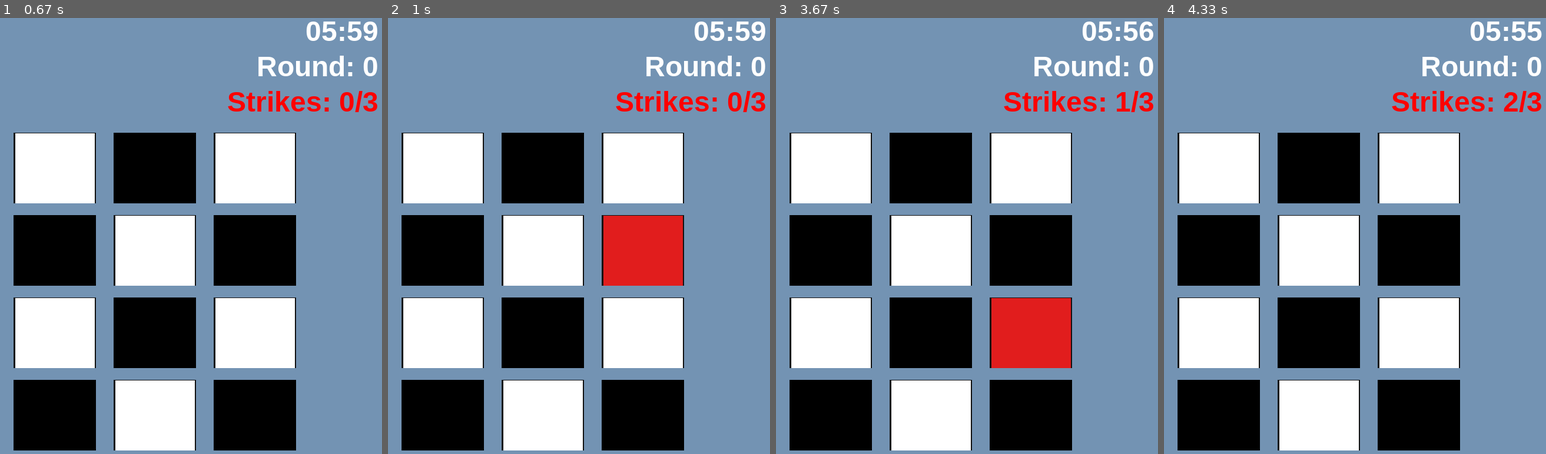
Above: before the commit, frames 1-4 (left to right).
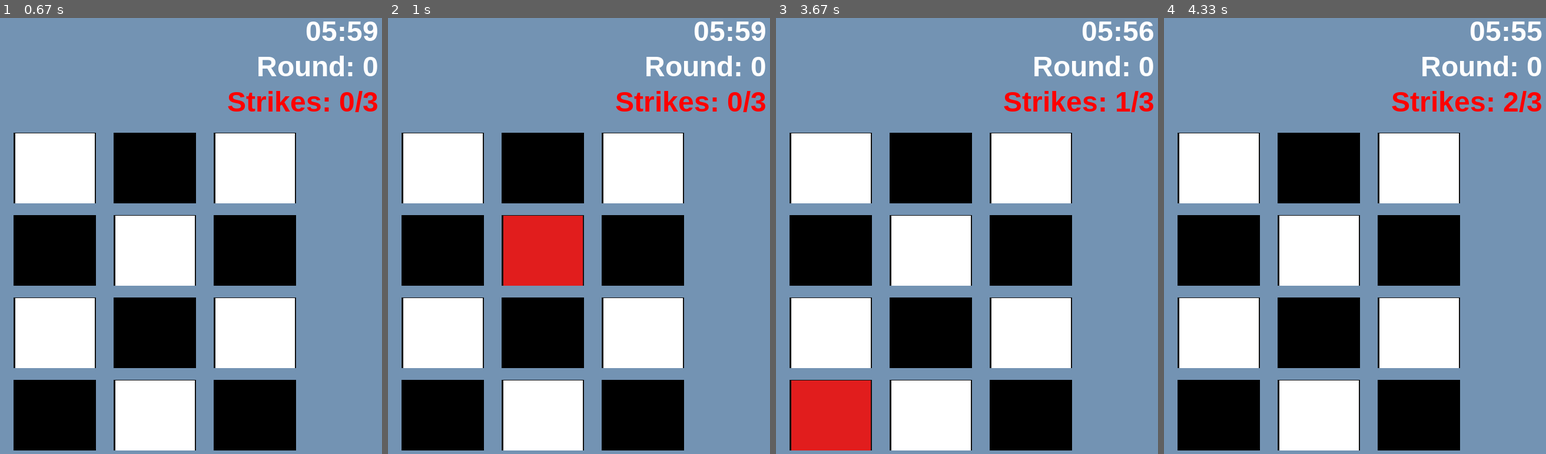
Above: after the commit, the same moments.

Repository: charles-kahlenberg/Bomb-defusal
Game: pygame game, started from Melody Game - Image for Sprite.py
The game is run twice, just before and just after one commit, with the same random seed, the same clock (stepped at 60 frames per second) and the same inputs.
Inputs:
- Up to frame 1 (0.67 s): no input
- Up to frame 2 (1 s): hold 5 from 0.83 s (still down); hold W from 0.83 s (still down)
- Up to frame 3 (3.67 s): release 5 at 1.3 s; release W at 1.3 s; hold A from 3.4 s (still down)
- Up to frame 4 (4.33 s): release A at 3.87 s; hold W 3.9-4.27 s

Frame 1 is identical in both runs. In frame 2, 6.7% of the frame differs, in the area x 30-78%, y 45-62%; in frame 3, 6.7%; in frame 4, nothing differs.

Commit message:
Fix buttons of the game for layout

Diff:
--- a/Melody Game - Image for Sprite.py
+++ b/Melody Game - Image for Sprite.py
@@ -269,8 +269,8 @@
         elif event.type == pygame.KEYDOWN and not game_over and state == "player_input":
             key_to_index = {
                 pygame.K_1: 0, pygame.K_2: 1, pygame.K_3: 2, pygame.K_4: 3,
-                pygame.K_q: 4, pygame.K_w: 5, pygame.K_e: 6, pygame.K_r: 7,
-                pygame.K_a: 8, pygame.K_s: 9, pygame.K_d: 10, pygame.K_f: 11,
+                pygame.K_5: 4, pygame.K_6: 5, pygame.K_7: 6, pygame.K_8: 7,
+                pygame.K_9: 8, pygame.K_a: 9, pygame.K_0: 10, pygame.K_b: 11,
             }
             if event.key in key_to_index:
                 i = key_to_index[event.key]
